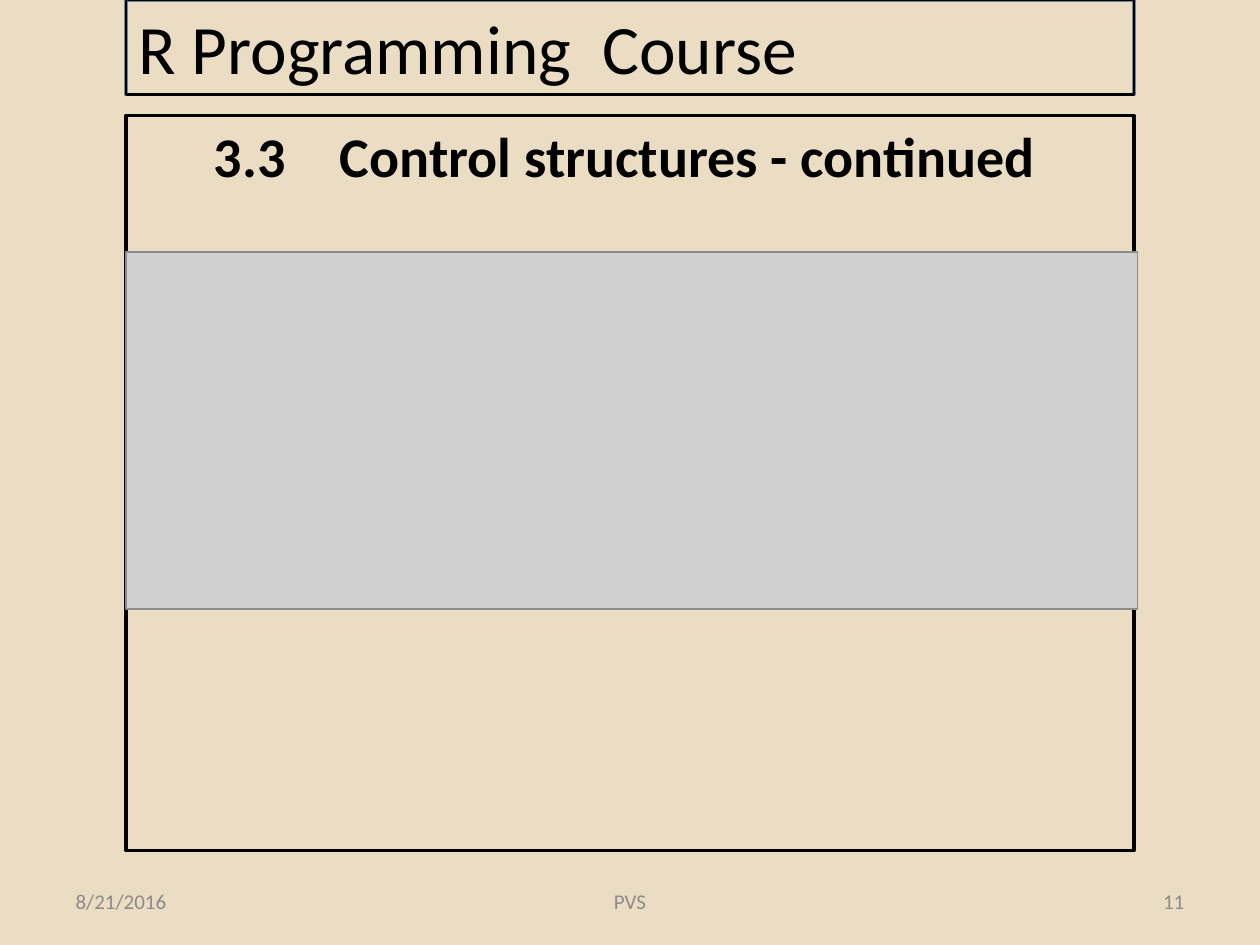
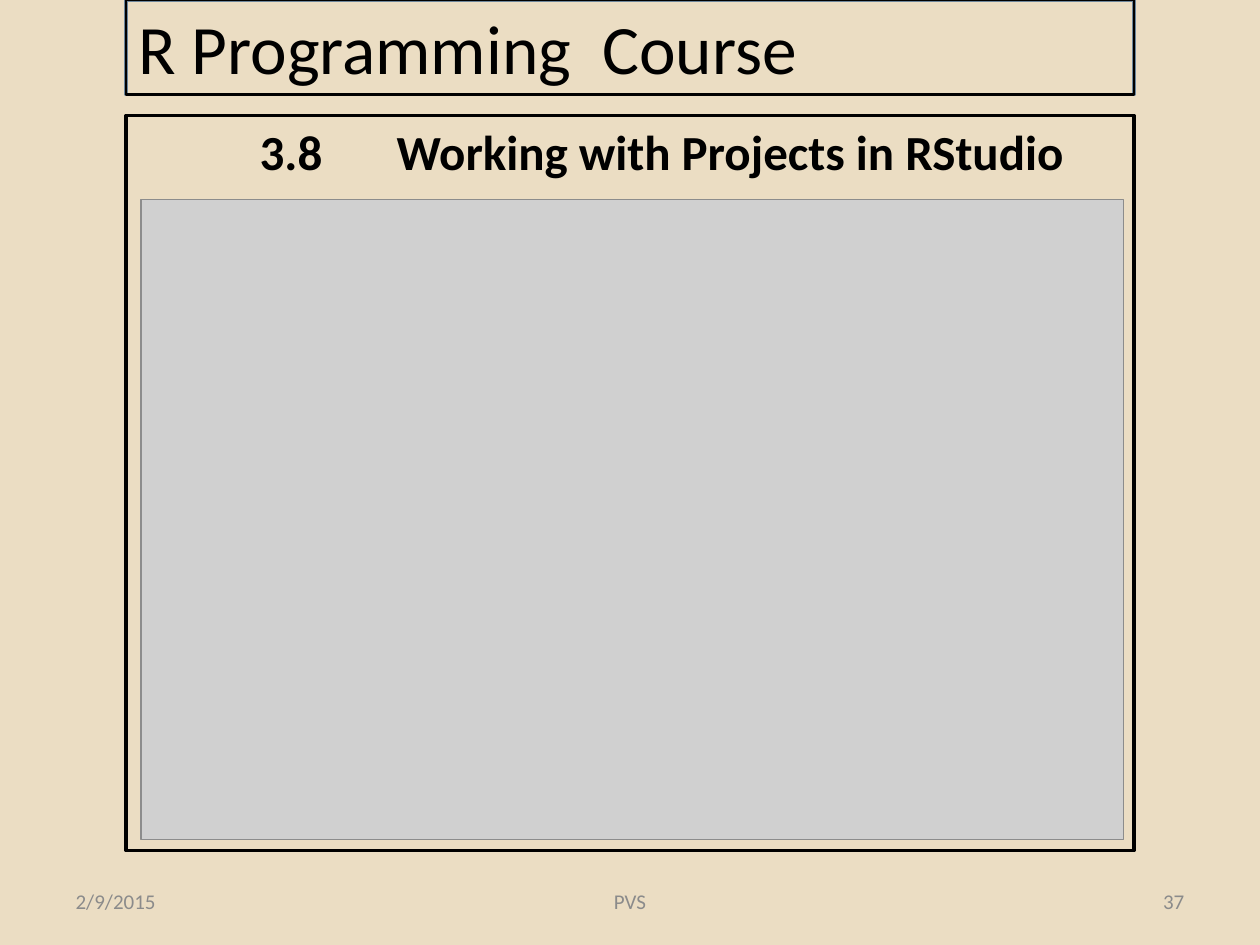
Before and after one commit to pvs-greatlakes/R-materials, a slide deck: slide 37 of R Programming_Lessons_3.pptx (slide 11 before the commit). Drawn at 1260x945 pixels with LibreOffice and Linux fonts; fonts in the diff are those of the drawing; grey boxes stand for pictures; background and template pictures are left out. Boxes give left, top, right and bottom in pixels: in the first picture for what was removed or moved away, otherwise in the second. Text is boxed around its words. In the diff, an @@ line names an element or a change of style, - is before the commit and + after.

```diff
--- a/R Programming_Lessons_3.pptx
+++ b/R Programming_Lessons_3.pptx
@@ text removed at box(214, 137, 1035, 178) @@
-  3.3 Control structures - continued
@@ text added at box(260, 135, 1063, 179), 28 pt, text #000000, bold @@
+  3.8 Working with Projects in RStudio
@@ picture: place and size @@
-picture at box(126, 252, 1138, 609)
+picture at box(141, 199, 1124, 839)
@@ text at box(76, 894, 156, 910): text changed @@
-8/21/2016
+2/9/2015
@@ page number at box(1163, 895, 1184, 909): text changed @@
-11
+37
```
Also in this commit, not shown: 24 other slides changed, 25 slides added, 23 slides removed, 6 other files.
